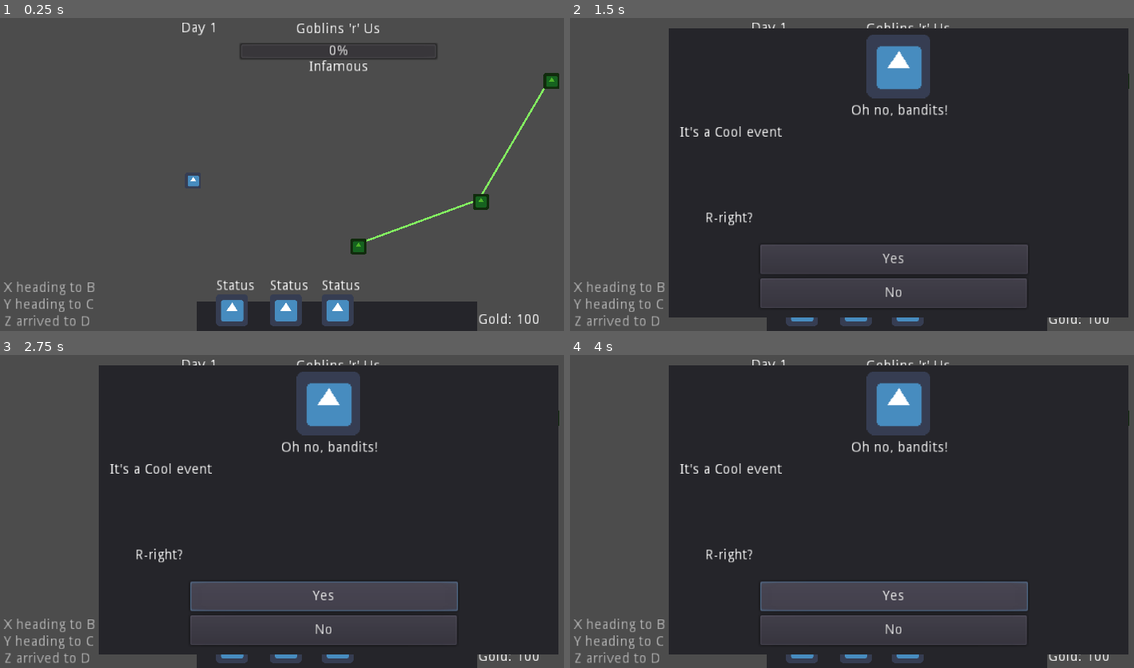
Above: before the commit, frames 1-4 (two rows, left to right).
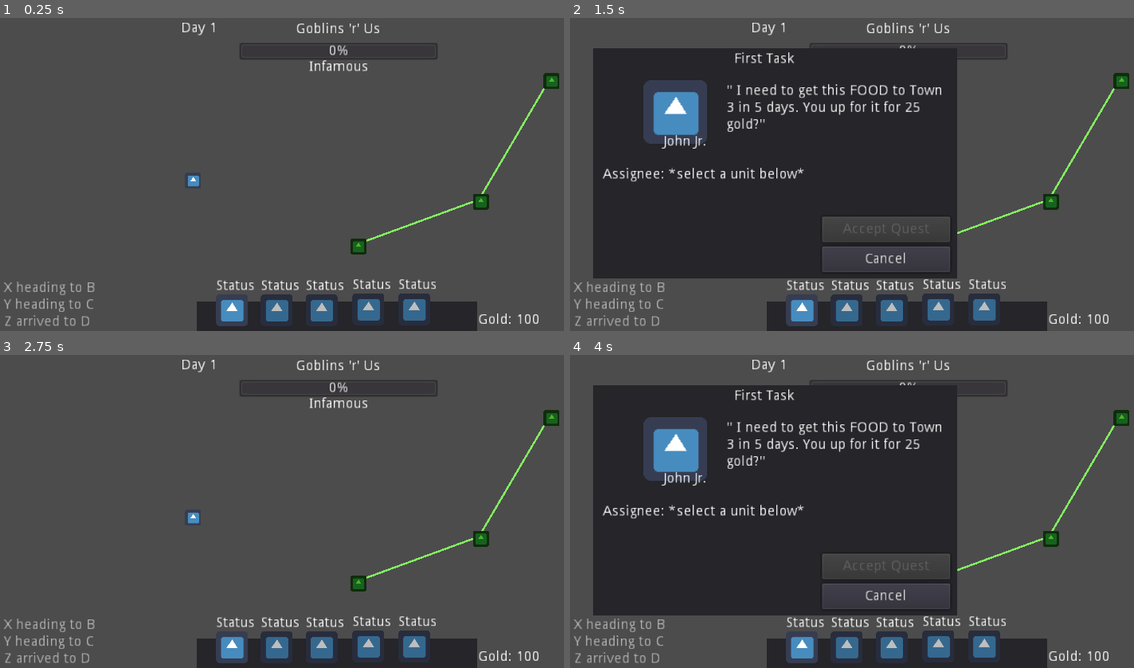
Above: after the commit, the same moments.

Repository: coderaurus/ludumdare-53
Game: Godot game, scene res://scenes/Main.tscn
The game is run twice, just before and just after one commit, with the same random seed, the same clock (stepped at 60 frames per second) and the same inputs. The engine's default icon, where the game draws it, is replaced by a stand-in: a white triangle on a blue panel in a dark square.
Inputs (mouse positions are in pixels of both pictures, inside the frame that each line leads up to):
- Up to frame 1 (0.25 s): no input
- Up to frame 2 (1.5 s): click (930, 246) at 0.52 s; click (801, 309) at 1.27 s
- Up to frame 3 (2.75 s): click (315, 596) at 2 s, where only the run after the commit has a clickable "Cancel"
- Up to frame 4 (4 s): click (891, 596) at 2.75 s, where only the run before the commit has a clickable "Yes"; click (930, 583) at 3.52 s

The runs differ from the first frame. In frame 1, 2.3% of the frame differs, in the area x 46-78%, y 83-99%; in frame 2, 48%; in frame 3, 65%, in the area x 17-100%, y 3-99%; in frame 4, 49%.

Commit message:
Add Quest window functionality Add basic unit selection from toolbar

Diff:
--- a/project.godot
+++ b/project.godot
@@ -39,6 +39,21 @@
 "language": "GDScript",
 "path": "res://scripts/map/Map.gd"
 }, {
+"base": "Node2D",
+"class": "Quest",
+"language": "GDScript",
+"path": "res://scripts/Quest.gd"
+}, {
+"base": "Node2D",
+"class": "QuestManager",
+"language": "GDScript",
+"path": "res://scripts/QuestManager.gd"
+}, {
+"base": "Panel",
+"class": "Quest_Window",
+"language": "GDScript",
+"path": "res://scripts/ui/Quest_Window.gd"
+}, {
 "base": "Line2D",
 "class": "Road",
 "language": "GDScript",
@@ -63,6 +78,16 @@
 "class": "Unit_Button",
 "language": "GDScript",
 "path": "res://scripts/ui/Unit_Button.gd"
+}, {
+"base": "Panel",
+"class": "Unit_Selector_Window",
+"language": "GDScript",
+"path": "res://scripts/ui/Unit_Selector_Window.gd"
+}, {
+"base": "Control",
+"class": "Unit_Toolbar_Button",
+"language": "GDScript",
+"path": "res://scripts/ui/Unit_Toolbar_Button.gd"
 } ]
 _global_script_class_icons={
 "Company": "",
@@ -71,11 +96,16 @@
 "Event_Window": "",
 "Game": "",
 "Map": "",
+"Quest": "",
+"QuestManager": "",
+"Quest_Window": "",
 "Road": "",
 "Settlement": "",
 "Settlement_Button": "",
 "Unit": "",
-"Unit_Button": ""
+"Unit_Button": "",
+"Unit_Selector_Window": "",
+"Unit_Toolbar_Button": ""
 }
 
 [application]
--- a/scenes/Main.tscn
+++ b/scenes/Main.tscn
@@ -16,6 +16,11 @@
 [ext_resource path="res://scripts/map/EventManager.gd" type="Script" id=14]
 [ext_resource path="res://scenes/map/Event.tscn" type="PackedScene" id=15]
 [ext_resource path="res://scripts/ui/Event_Window.gd" type="Script" id=16]
+[ext_resource path="res://scenes/quest/Quest.tscn" type="PackedScene" id=17]
+[ext_resource path="res://scripts/ui/Quest_Window.gd" type="Script" id=18]
+[ext_resource path="res://scripts/QuestManager.gd" type="Script" id=19]
+[ext_resource path="res://scripts/ui/Unit_Toolbar_Button.gd" type="Script" id=20]
+[ext_resource path="res://scripts/ui/Unit_Selector_Window.gd" type="Script" id=21]
 
 [sub_resource type="CircleShape2D" id=1]
 radius = 8.06226
@@ -24,6 +29,11 @@
 script = ExtResource( 2 )
 
 [node name="Node2D" type="Node2D" parent="."]
+
+[node name="Quests" type="Node2D" parent="."]
+script = ExtResource( 19 )
+
+[node name="Quest" parent="Quests" instance=ExtResource( 17 )]
 
 [node name="Events" type="Node2D" parent="."]
 script = ExtResource( 14 )
@@ -39,8 +49,49 @@
 position = Vector2( 192, 167 )
 script = ExtResource( 10 )
 portrait = ExtResource( 3 )
+hired = true
 
 [node name="CollisionShape2D" type="CollisionShape2D" parent="Company/Units/Unit"]
+shape = SubResource( 1 )
+
+[node name="Unit2" type="Area2D" parent="Company/Units"]
+position = Vector2( 192, 167 )
+script = ExtResource( 10 )
+portrait = ExtResource( 3 )
+unit_name = "Bob Sr."
+pay = 250
+
+[node name="CollisionShape2D" type="CollisionShape2D" parent="Company/Units/Unit2"]
+shape = SubResource( 1 )
+
+[node name="Unit3" type="Area2D" parent="Company/Units"]
+position = Vector2( 192, 167 )
+script = ExtResource( 10 )
+portrait = ExtResource( 3 )
+unit_name = "Bobitte"
+pay = 250
+
+[node name="CollisionShape2D" type="CollisionShape2D" parent="Company/Units/Unit3"]
+shape = SubResource( 1 )
+
+[node name="Unit4" type="Area2D" parent="Company/Units"]
+position = Vector2( 192, 167 )
+script = ExtResource( 10 )
+portrait = ExtResource( 3 )
+unit_name = "Boba"
+pay = 250
+
+[node name="CollisionShape2D" type="CollisionShape2D" parent="Company/Units/Unit4"]
+shape = SubResource( 1 )
+
+[node name="Unit5" type="Area2D" parent="Company/Units"]
+position = Vector2( 192, 167 )
+script = ExtResource( 10 )
+portrait = ExtResource( 3 )
+unit_name = "Bobocop"
+pay = 250
+
+[node name="CollisionShape2D" type="CollisionShape2D" parent="Company/Units/Unit5"]
 shape = SubResource( 1 )
 
 [node name="Map" type="Node2D" parent="."]
@@ -67,6 +118,7 @@
 [node name="Settlement" type="Area2D" parent="Map/Settlements"]
 position = Vector2( 358, 233 )
 script = ExtResource( 4 )
+contact_name = "John Jr."
 contact_profile = ExtResource( 3 )
 
 [node name="CollisionShape2D" type="CollisionShape2D" parent="Map/Settlements/Settlement"]
@@ -76,6 +128,7 @@
 position = Vector2( 481, 188 )
 script = ExtResource( 4 )
 settlement_name = "Town 2"
+contact_name = "Johannes"
 
 [node name="CollisionShape2D" type="CollisionShape2D" parent="Map/Settlements/Settlement2"]
 shape = SubResource( 1 )
@@ -226,6 +279,62 @@
 rect_pivot_offset = Vector2( -8, -8 )
 texture_normal = ExtResource( 3 )
 
+[node name="Unit 2" type="Control" parent="UI/Units"]
+visible = false
+margin_right = 40.0
+margin_bottom = 40.0
+script = ExtResource( 9 )
+s_path = NodePath("../../../Company/Units/Unit2")
+
+[node name="TextureButton" type="TextureButton" parent="UI/Units/Unit 2"]
+margin_right = 40.0
+margin_bottom = 40.0
+rect_scale = Vector2( 0.25, 0.25 )
+rect_pivot_offset = Vector2( -8, -8 )
+texture_normal = ExtResource( 3 )
+
+[node name="Unit 3" type="Control" parent="UI/Units"]
+visible = false
+margin_right = 40.0
+margin_bottom = 40.0
+script = ExtResource( 9 )
+s_path = NodePath("../../../Company/Units/Unit3")
+
+[node name="TextureButton" type="TextureButton" parent="UI/Units/Unit 3"]
+margin_right = 40.0
+margin_bottom = 40.0
+rect_scale = Vector2( 0.25, 0.25 )
+rect_pivot_offset = Vector2( -8, -8 )
+texture_normal = ExtResource( 3 )
+
+[node name="Unit 4" type="Control" parent="UI/Units"]
+visible = false
+margin_right = 40.0
+margin_bottom = 40.0
+script = ExtResource( 9 )
+s_path = NodePath("../../../Company/Units/Unit4")
+
+[node name="TextureButton" type="TextureButton" parent="UI/Units/Unit 4"]
+margin_right = 40.0
+margin_bottom = 40.0
+rect_scale = Vector2( 0.25, 0.25 )
+rect_pivot_offset = Vector2( -8, -8 )
+texture_normal = ExtResource( 3 )
+
+[node name="Unit 5" type="Control" parent="UI/Units"]
+visible = false
+margin_right = 40.0
+margin_bottom = 40.0
+script = ExtResource( 9 )
+s_path = NodePath("../../../Company/Units/Unit5")
+
+[node name="TextureButton" type="TextureButton" parent="UI/Units/Unit 5"]
+margin_right = 40.0
+margin_bottom = 40.0
+rect_scale = Vector2( 0.25, 0.25 )
+rect_pivot_offset = Vector2( -8, -8 )
+texture_normal = ExtResource( 3 )
+
 [node name="Menu" type="Control" parent="UI"]
 visible = false
 margin_right = 40.0
@@ -298,6 +407,7 @@
 margin_top = 36.0
 margin_right = -11.0
 margin_bottom = 267.0
+script = ExtResource( 18 )
 
 [node name="Title" type="Label" parent="UI/Quest/Window"]
 margin_left = 142.0
@@ -313,6 +423,7 @@
 margin_bottom = 96.0
 text = "\"I need X delivered to Y.
  The reward is 150 gold pieces\""
+autowrap = true
 
 [node name="Contact" type="Control" parent="UI/Quest/Window"]
 margin_left = 46.0
@@ -354,38 +465,38 @@
 margin_right = 59.0
 margin_bottom = 68.0
 rect_scale = Vector2( 0.5, 0.5 )
-texture = ExtResource( 3 )
 
 [node name="Type" type="Label" parent="UI/Quest/Window/Assignee"]
 margin_left = -11.0
 margin_top = 40.0
 margin_right = 36.0
 margin_bottom = 54.0
-text = "Ground"
 
 [node name="Name" type="Label" parent="UI/Quest/Window/Assignee"]
 margin_left = 52.0
 margin_top = 6.0
 margin_right = 107.0
 margin_bottom = 20.0
-text = "Mailman"
 
 [node name="Stats" type="Label" parent="UI/Quest/Window/Assignee"]
 margin_left = 53.0
 margin_top = 21.0
 margin_right = 161.0
 margin_bottom = 86.0
-text = "Reputation: Shun
-Speed: 5
-Defense: 2
-Charisma: 2"
-
-[node name="Button" type="Button" parent="UI/Quest/Window"]
+
+[node name="AcceptButton" type="Button" parent="UI/Quest/Window"]
+margin_left = 230.0
+margin_top = 169.0
+margin_right = 359.0
+margin_bottom = 195.0
+text = "Accept Quest"
+
+[node name="Cancel" type="Button" parent="UI/Quest/Window"]
 margin_left = 230.0
 margin_top = 199.0
 margin_right = 359.0
 margin_bottom = 225.0
-text = "Accept Quest"
+text = "Cancel"
 
 [node name="Settlement" type="Control" parent="UI"]
 margin_right = 40.0
@@ -444,12 +555,14 @@
 margin_top = 250.0
 margin_right = 459.0
 margin_bottom = 290.0
+script = ExtResource( 21 )
 
 [node name="Unit" type="Control" parent="UI/Unit Selector/Window"]
 margin_left = 19.0
 margin_top = -7.0
 margin_right = 59.0
 margin_bottom = 33.0
+script = ExtResource( 20 )
 
 [node name="Status" type="Label" parent="UI/Unit Selector/Window/Unit"]
 margin_top = -15.0
@@ -464,10 +577,11 @@
 texture_normal = ExtResource( 3 )
 
 [node name="Unit2" type="Control" parent="UI/Unit Selector/Window"]
-margin_left = 72.5
+margin_left = 64.0
 margin_top = -7.0
-margin_right = 112.5
+margin_right = 104.0
 margin_bottom = 33.0
+script = ExtResource( 20 )
 
 [node name="Status" type="Label" parent="UI/Unit Selector/Window/Unit2"]
 margin_top = -15.0
@@ -482,10 +596,11 @@
 texture_normal = ExtResource( 3 )
 
 [node name="Unit3" type="Control" parent="UI/Unit Selector/Window"]
-margin_left = 124.5
+margin_left = 109.0
 margin_top = -7.0
-margin_right = 164.5
+margin_right = 149.0
 margin_bottom = 33.0
+script = ExtResource( 20 )
 
 [node name="Status" type="Label" parent="UI/Unit Selector/Window/Unit3"]
 margin_top = -15.0
@@ -494,6 +609,44 @@
 text = "Status"
 
 [node name="Profile" type="TextureButton" parent="UI/Unit Selector/Window/Unit3"]
+margin_right = 40.0
+margin_bottom = 40.0
+rect_scale = Vector2( 0.5, 0.5 )
+texture_normal = ExtResource( 3 )
+
+[node name="Unit4" type="Control" parent="UI/Unit Selector/Window"]
+margin_left = 156.0
+margin_top = -8.0
+margin_right = 196.0
+margin_bottom = 32.0
+script = ExtResource( 20 )
+
+[node name="Status" type="Label" parent="UI/Unit Selector/Window/Unit4"]
+margin_top = -15.0
+margin_right = 40.0
+margin_bottom = -1.0
+text = "Status"
+
+[node name="Profile" type="TextureButton" parent="UI/Unit Selector/Window/Unit4"]
+margin_right = 40.0
+margin_bottom = 40.0
+rect_scale = Vector2( 0.5, 0.5 )
+texture_normal = ExtResource( 3 )
+
+[node name="Unit5" type="Control" parent="UI/Unit Selector/Window"]
+margin_left = 202.0
+margin_top = -8.0
+margin_right = 242.0
+margin_bottom = 32.0
+script = ExtResource( 20 )
+
+[node name="Status" type="Label" parent="UI/Unit Selector/Window/Unit5"]
+margin_top = -15.0
+margin_right = 40.0
+margin_bottom = -1.0
+text = "Status"
+
+[node name="Profile" type="TextureButton" parent="UI/Unit Selector/Window/Unit5"]
 margin_right = 40.0
 margin_bottom = 40.0
 rect_scale = Vector2( 0.5, 0.5 )
@@ -596,14 +749,26 @@
 Defense: 2
 Charisma: 2"
 
+[node name="Hire Button" type="Button" parent="UI/Unit/Window"]
+visible = false
+margin_left = 16.0
+margin_top = 135.0
+margin_right = 154.0
+margin_bottom = 155.0
+text = "Hire"
+
 [node name="OK Button" type="Button" parent="UI/Unit/Window"]
 margin_left = 16.0
-margin_top = 153.0
+margin_top = 160.0
 margin_right = 154.0
-margin_bottom = 173.0
+margin_bottom = 180.0
 text = "OK"
 
 [connection signal="on_inspect" from="Company/Units/Unit" to="Company/Units/Unit" method="_on_inspect"]
+[connection signal="on_inspect" from="Company/Units/Unit2" to="Company/Units/Unit2" method="_on_inspect"]
+[connection signal="on_inspect" from="Company/Units/Unit3" to="Company/Units/Unit3" method="_on_inspect"]
+[connection signal="on_inspect" from="Company/Units/Unit4" to="Company/Units/Unit4" method="_on_inspect"]
+[connection signal="on_inspect" from="Company/Units/Unit5" to="Company/Units/Unit5" method="_on_inspect"]
 [connection signal="on_enter" from="Map/Settlements/Settlement" to="Map/Settlements/Settlement" method="_on_enter"]
 [connection signal="on_enter" from="Map/Settlements/Settlement2" to="Map/Settlements/Settlement2" method="_on_enter"]
 [connection signal="on_enter" from="Map/Settlements/Settlement3" to="Map/Settlements/Settlement3" method="_on_enter"]
@@ -611,5 +776,16 @@
 [connection signal="pressed" from="UI/Settlements/Settlement 2/TextureButton" to="UI/Settlements/Settlement 2" method="_open"]
 [connection signal="pressed" from="UI/Settlements/Settlement 3/TextureButton" to="UI/Settlements/Settlement 3" method="_open"]
 [connection signal="pressed" from="UI/Units/Unit 1/TextureButton" to="UI/Units/Unit 1" method="_on_inspect"]
+[connection signal="pressed" from="UI/Units/Unit 2/TextureButton" to="UI/Units/Unit 2" method="_on_inspect"]
+[connection signal="pressed" from="UI/Units/Unit 3/TextureButton" to="UI/Units/Unit 3" method="_on_inspect"]
+[connection signal="pressed" from="UI/Units/Unit 4/TextureButton" to="UI/Units/Unit 4" method="_on_inspect"]
+[connection signal="pressed" from="UI/Units/Unit 5/TextureButton" to="UI/Units/Unit 5" method="_on_inspect"]
+[connection signal="pressed" from="UI/Quest/Window/Cancel" to="UI/Quest/Window" method="_close"]
 [connection signal="pressed" from="UI/Settlement/Window/Button" to="UI/Settlement/Window" method="_close"]
+[connection signal="pressed" from="UI/Unit Selector/Window/Unit/Profile" to="UI/Unit Selector/Window/Unit" method="_on_select"]
+[connection signal="pressed" from="UI/Unit Selector/Window/Unit2/Profile" to="UI/Unit Selector/Window/Unit2" method="_on_select"]
+[connection signal="pressed" from="UI/Unit Selector/Window/Unit3/Profile" to="UI/Unit Selector/Window/Unit3" method="_on_select"]
+[connection signal="pressed" from="UI/Unit Selector/Window/Unit4/Profile" to="UI/Unit Selector/Window/Unit4" method="_on_select"]
+[connection signal="pressed" from="UI/Unit Selector/Window/Unit5/Profile" to="UI/Unit Selector/Window/Unit5" method="_on_select"]
+[connection signal="pressed" from="UI/Unit/Window/Hire Button" to="UI/Unit/Window" method="_close"]
 [connection signal="pressed" from="UI/Unit/Window/OK Button" to="UI/Unit/Window" method="_close"]
--- /dev/null
+++ b/scenes/quest/Quest.tscn
@@ -0,0 +1,6 @@
+[gd_scene load_steps=2 format=2]
+
+[ext_resource path="res://scripts/Quest.gd" type="Script" id=1]
+
+[node name="Quest" type="Node2D"]
+script = ExtResource( 1 )
--- a/scripts/Game.gd
+++ b/scripts/Game.gd
@@ -4,8 +4,35 @@
 export var in_menu = false
 onready var UI = $UI
 onready var map = $Map
+onready var company = $Company
+
+var routing_quest
+var routing_unit
+var routing_roads_selected = []
 
 # Called when the node enters the scene tree for the first time.
 func _ready():
 	System.game = self
-	$Events.generate_initial_event(map.get_settlement(0))
+	var st: Settlement = map.get_settlement(0)
+	st.set_quest($Quests.generate_first_quest())
+
+	UI.init()
+
+
+func start_routing(quest: Quest, unit: Unit):
+	UI.start_routing()
+	routing_quest = quest
+	routing_unit = unit
+
+
+func select_road(st : Road):
+	var r = map.get_road_to(st)
+	if r == null:
+		printerr("No road from/to %s" % st.settlement_name)
+		return
+
+	var index = routing_roads_selected.find(r)
+	if index > -1:
+		routing_roads_selected.pop_at(index)
+	else:
+		routing_roads_selected.append(index)
--- /dev/null
+++ b/scripts/Quest.gd
@@ -0,0 +1,28 @@
+extends Node2D
+
+class_name Quest
+
+var quest_name = "Quest"
+var active = false
+var used_days = 0
+var asked_days = 5
+# settlements
+var from
+var to
+# unit preferences
+var unit = null
+var preferred_type = 0
+var disliked_type = 0
+# delivering
+enum GOODS {FOOD, ART, MATERIALS, JEWELRY}
+var goods_type = GOODS.FOOD
+var goods_type_name = ["FOOD", "ART", "MATERIALS", "JEWELRY"]
+# rewarding
+var reward = 25
+
+func get_description():
+	var text = "\""
+	text += " I need to get this %s to %s in %s days. You up for it for %s gold?" % \
+			[goods_type_name[goods_type], to.settlement_name, asked_days, reward]
+	text += "\""
+	return text
--- /dev/null
+++ b/scripts/QuestManager.gd
@@ -0,0 +1,27 @@
+extends Node2D
+class_name QuestManager
+
+
+onready var quest_scene : PackedScene = preload("res://scenes/quest/Quest.tscn")
+
+var quests = get_children()
+
+
+func generate_first_quest():
+	var quest = quest_scene.instance()
+	quest.quest_name = "First Task"
+	quest.from = System.game.map.get_settlement(0)
+	quest.to = System.game.map.get_settlement(2)
+
+	add_child(quest)
+	return quest
+
+
+func generate_quest():
+	var quest = quest_scene.instance()
+	quest.quest_name = "New Task"
+#	quest.from = get_parent().get_settlement(0)
+#	quest.to = get_parent().get_settlement(2)
+
+	add_child(quest)
+	return quest
--- a/scripts/map/Map.gd
+++ b/scripts/map/Map.gd
@@ -21,3 +21,11 @@
 	for i in $Roads.get_child_count():
 		var r : Road = $Roads.get_child(i)
 		r.init()
+
+
+func get_road_to(st: Settlement):
+	for i in $Roads.get_child_count():
+		var r = $Roads.get_child(i)
+		if r.from == st or r.to == st:
+			return r
+	return null
--- a/scripts/map/Settlement.gd
+++ b/scripts/map/Settlement.gd
@@ -21,7 +21,10 @@
 
 func _on_enter():
 	print("Entering %s" % settlement_name)
-	if event != null:
+
+	if quest != null:
+		System.game.UI.open_quest(self, quest)
+	elif event != null:
 		System.game.UI.open_settlement(self, event)
 	else:
 		System.game.UI.open_settlement(self)
--- a/scripts/map/Unit.gd
+++ b/scripts/map/Unit.gd
@@ -12,6 +12,11 @@
 export var charsima = 1
 export(String, "Shun", "Questinoable", "Neutral", "Well Known", "Legendary") var reputation = 0
 export var reputation_names = ["Shun", "Questinoable", "Neutral", "Well Known", "Legendary"]
+export var hired = false
+export var pay = 100
+
+var quest = null
+
 
 signal on_inspect
 
@@ -23,6 +28,8 @@
 func _on_inspect():
 	print("Inspecting me, %s" % self)
 	System.game.UI.open_unit(self)
-# Called every frame. 'delta' is the elapsed time since the previous frame.
-#func _process(delta):
-#	pass
+
+
+func get_stats():
+	return "Reputation: %s\nSpeed: %s\nDefense: %s\nCharisma: %s\n" % \
+	[reputation_names[reputation], speed, defense, charsima]
--- a/scripts/ui/Company.gd
+++ b/scripts/ui/Company.gd
@@ -14,9 +14,6 @@
 onready var gold  = $"../Gold"
 onready var days  = $"../Days"
 
-# Called when the node enters the scene tree for the first time.
-func _ready():
-	pass # Replace with function body.
 
 func init():
 	title.text = c_node.company_name
--- /dev/null
+++ b/scripts/ui/Quest_Window.gd
@@ -0,0 +1,62 @@
+extends Panel
+
+class_name Quest_Window
+
+onready var title = $Title
+onready var description = $Description
+onready var accept_button = $AcceptButton
+
+onready var contact_profile = $Contact/Profile
+onready var contact_name = $Contact/Name
+
+onready var unit_profile = $Assignee/Profile
+onready var unit_name = $Assignee/Name
+onready var unit_stats = $Assignee/Stats
+onready var unit_type = $Assignee/Type
+
+var quest
+var unit
+
+# Called when the node enters the scene tree for the first time.
+func _ready():
+	pass # Replace with function body.
+
+func open(st: Settlement, q:Quest, u: Unit = null):
+	quest = q
+
+	if u != null:
+		unit = u
+
+	title.text = q.quest_name
+	description.text = q.get_description()
+	accept_button.disabled = true
+	contact_profile.texture = st.contact_profile
+	contact_name.text = st.contact_name
+
+	var tween = get_tree().create_tween()
+	tween.tween_property(self, "rect_position", Vector2.RIGHT * 400 , 0.1).as_relative()
+
+func _close():
+	var tween = get_tree().create_tween()
+	tween.tween_property(self, "rect_position", Vector2.LEFT * 400 , 0.1).as_relative()
+
+	unit_profile.texture = null
+	unit_name.text = ""
+	unit_stats.text = ""
+	unit_type = ""
+
+	accept_button.disabled = true
+
+
+func select_unit(unit : Unit):
+	unit_profile.texture = unit.portrait
+	unit_name.text = unit.unit_name
+	unit_stats.text = unit.get_stats()
+	unit_type = unit.unit_type_names[unit.unit_type]
+
+	accept_button.disabled = false
+
+
+func _on_accept():
+	_close()
+	System.game.start_routing(quest, unit)
--- a/scripts/ui/UIManager.gd
+++ b/scripts/ui/UIManager.gd
@@ -12,9 +12,16 @@
 onready var gold = $Gold
 onready var company = $Company
 
+var routing = false
+var selecting_quest = false
+
 func _ready():
 	_init_menu()
-	$Company.init()
+
+func init():
+	company.init()
+	unit_selector.init(company.c_node)
+
 
 
 func _init_menu():
@@ -36,13 +43,26 @@
 	event_window.open(st, e, unit)
 
 func open_settlement(settlement, event = null):
-	if event != null:
-		event_window.open(settlement, event)
+	if not routing:
+		if event != null:
+			event_window.open(settlement, event)
+		else:
+			settlement_window.open(settlement, event)
 	else:
-		settlement_window.open(settlement, event)
+		System.game.select_road(settlement)
 
 func open_unit(unit):
 	unit_window.open(unit)
+
+
+func select_unit(unit):
+	pass
+
+
+func open_quest(st: Settlement, quest: Quest):
+	quest_window.open(st, quest)
+	selecting_quest = true
+
 
 func _toggle_sound():
 	var slider = $Menu/Settings/Sound/Slider
@@ -118,3 +138,6 @@
 func _on_sound_toggle_pressed():
 	_toggle_sound()
 	SoundManager.sound("click")
+
+func start_routing():
+	routing = true
--- /dev/null
+++ b/scripts/ui/Unit_Selector_Window.gd
@@ -0,0 +1,11 @@
+extends Panel
+
+class_name Unit_Selector_Window
+
+
+func init(company : Company):
+	for i in get_child_count():
+		var unit_button : Unit_Toolbar_Button = get_child(i)
+		var unit = company.units.get_child(i)
+		unit_button.unit = unit
+		unit_button.init(unit)
--- /dev/null
+++ b/scripts/ui/Unit_Toolbar_Button.gd
@@ -0,0 +1,40 @@
+extends Control
+
+class_name Unit_Toolbar_Button
+
+var unit
+
+
+
+func init(unit: Unit):
+	$Profile.texture_normal = unit.portrait
+	$Profile.modulate = Color.white
+
+	if not unit.hired:
+		if System.game.company.gold < unit.pay:
+			$Profile.modulate = Color.gray
+		else:
+			$Profile.modulate = Color.white
+
+
+func hide_status():
+	$Status.visible = false
+	$Status.text = ""
+
+
+func show_availability():
+	if unit.quest == null:
+		$Status.text = "Free"
+		$Profile.disabled = false
+	else:
+		$Status.text = "Busy"
+		$Profile.disabled = true
+
+	$Status.visible = true
+
+
+func _on_select():
+	if System.game.UI.selecting_quest:
+		System.game.UI.select_unit(unit)
+	else:
+		System.game.UI.open_unit(unit)
--- a/scripts/ui/Unit_Window.gd
+++ b/scripts/ui/Unit_Window.gd
@@ -13,11 +13,21 @@
 func _ready():
 	pass # Replace with function body.
 
-func open(unit : Unit):
+func open(unit: Unit):
 	profile.texture = unit.portrait
 	type.text = unit.unit_type_names[unit.unit_type]
 	unit_name.text = unit.unit_name
-	stats.text = _get_unit_stats(unit)
+	stats.text = unit.get_stats()
+
+	if !unit.hired:
+		$"Hire Button".text = "Hire for %sG" % unit.pay
+		$"Hire Button".visible = true
+		$"Hire Button".disabled = true
+		if System.game.company.gold >= unit.pay:
+			$"Hire Button".disabled = false
+
+	else:
+		$"Hire Button".visible = false
 
 	var tween = get_tree().create_tween()
 	tween.tween_property(self, "rect_position", Vector2.UP * 220, 0.1).as_relative()
@@ -25,11 +35,3 @@
 func _close():
 	var tween = get_tree().create_tween()
 	tween.tween_property(self, "rect_position", Vector2.DOWN * 220, 0.1).as_relative()
-
-
-func _get_unit_stats(unit : Unit):
-	return "Reputation: %s\nSpeed: %s\nDefense: %s\nCharisma: %s\n" % \
-	[unit.reputation_names[unit.reputation], unit.speed, unit.defense, unit.charsima]
-# Called every frame. 'delta' is the elapsed time since the previous frame.
-#func _process(delta):
-#	pass
Not shown: 1 places in scenes/Main.tscn that only renumber resources
